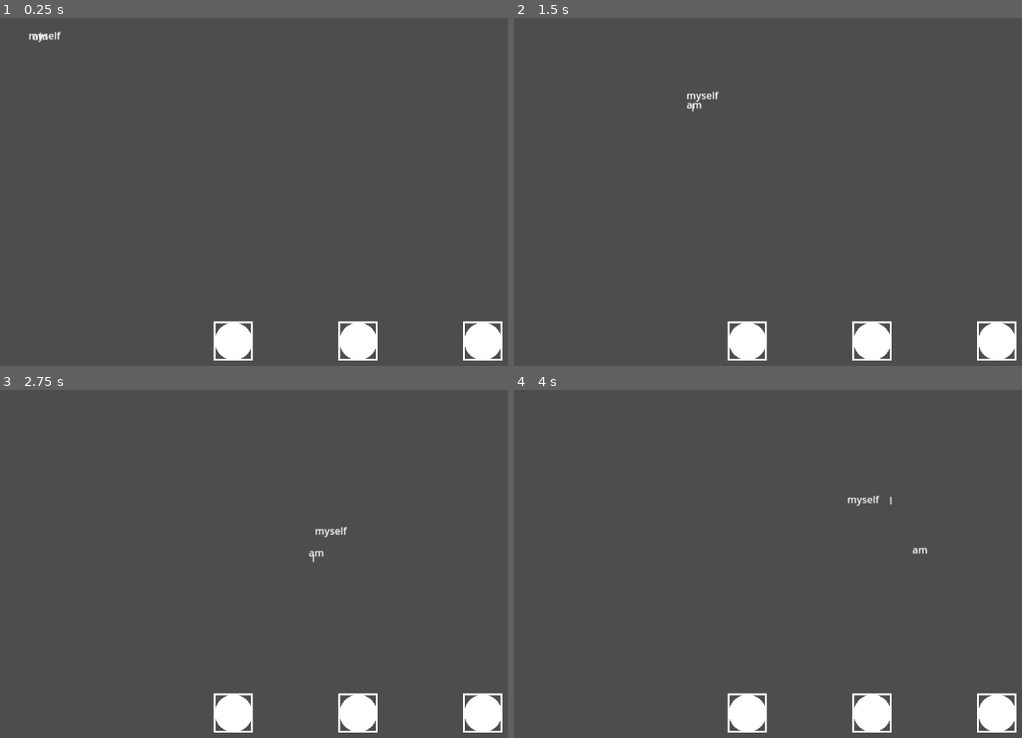
Above: before the commit, frames 1-4 (two rows, left to right).
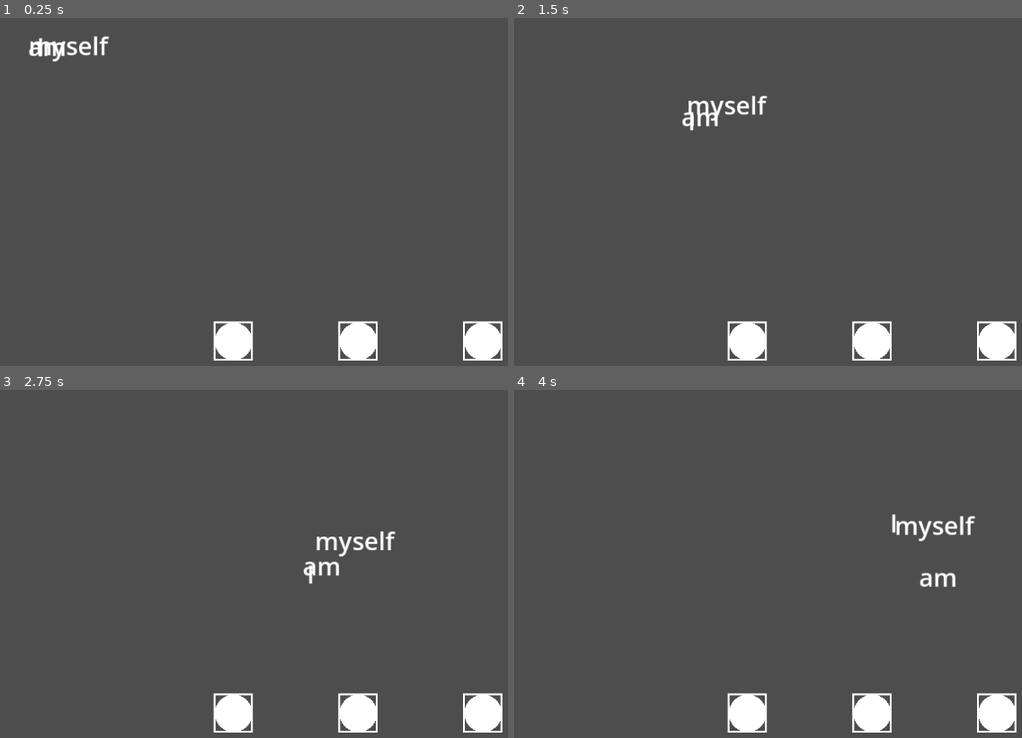
Above: after the commit, the same moments.

Repository: library-rat/Learning_english_fast_version
Game: Godot game, scene res://main_scene.tscn
Same seed, same stepped clock (60 frames per second), same inputs: the game is played once before the commit and once after it.
Inputs (mouse positions are in pixels of both pictures, inside the frame that each line leads up to):
- Up to frame 1 (0.25 s): no input
- Up to frame 2 (1.5 s): move the mouse to (outside the picture) at 0.52 s; click (outside the picture) at 0.6 s; drag from (727, 240) to (879, 136) at 1.27 s
- Up to frame 3 (2.75 s): move the mouse to (431, 501) at 2.02 s; click (431, 501) at 2.1 s
- Up to frame 4 (4 s): drag from (834, 671) to (656, 532) at 2.77 s; move the mouse to (outside the picture) at 3.52 s; click (outside the picture) at 3.6 s

The runs differ from the first frame. In frame 1, 0.6% of the frame differs, in the area x 5-22%, y 3-13%; in frame 2, 0.7%; in frame 3, 0.7%; in frame 4, 0.8%, in the area x 65-91%, y 30-57%.

Commit message:
resolving bug when word supperposing on guessed word

Diff:
--- a/dragable_word.tscn
+++ b/dragable_word.tscn
@@ -1,7 +1,10 @@
-[gd_scene load_steps=4 format=3 uid="uid://cbgiwlerln3y2"]
+[gd_scene load_steps=5 format=3 uid="uid://cbgiwlerln3y2"]
 
 [ext_resource type="Script" path="res://Dragable_Word.gd" id="1_6ybmv"]
 [ext_resource type="Script" path="res://Drad_word_body.gd" id="2_5sb5h"]
+
+[sub_resource type="LabelSettings" id="LabelSettings_jv5id"]
+font_size = 40
 
 [sub_resource type="RectangleShape2D" id="RectangleShape2D_bay0q"]
 
@@ -9,6 +12,7 @@
 offset_right = 40.0
 offset_bottom = 23.0
 text = "Floaty Word"
+label_settings = SubResource("LabelSettings_jv5id")
 horizontal_alignment = 1
 vertical_alignment = 1
 script = ExtResource("1_6ybmv")
--- a/guess_word.gd
+++ b/guess_word.gd
@@ -16,7 +16,8 @@
 	pass
 
 func set_word(new_word : Dragable_Word):
-	print("ok")
+	if word != null :
+		word.start()
 	word = new_word
 	word.stop()
 	word.connect("start_moving", clean_word)
